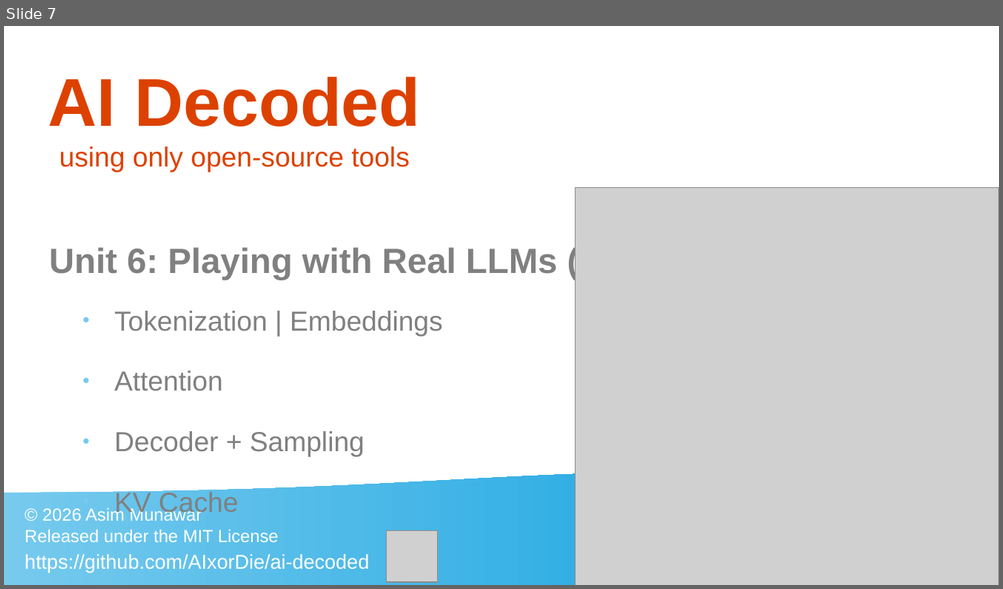
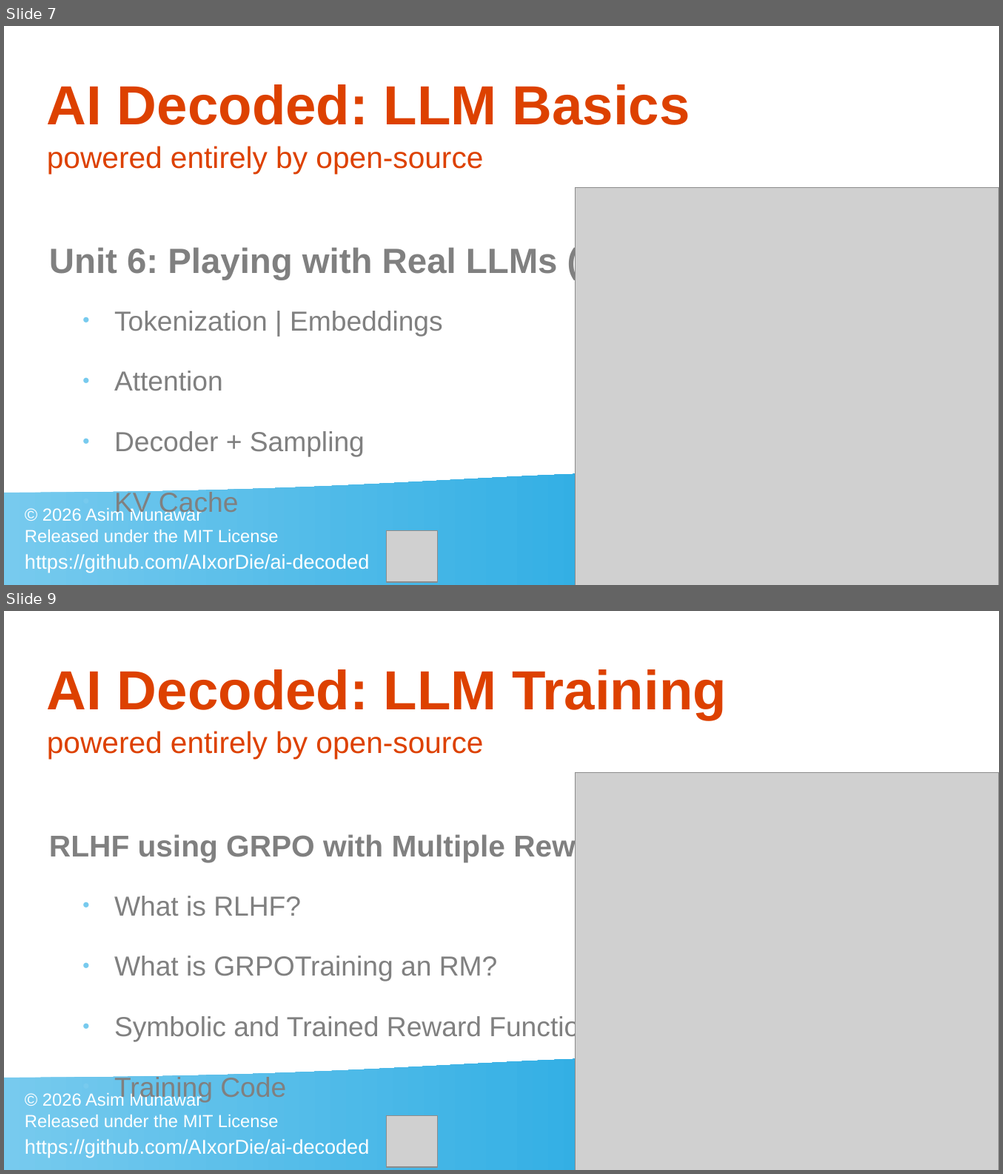
Before and after one commit to AIxorDie/ai-decoded, a slide deck: helping_materials/Thumbnails.odp. Shown one above the other, each under a label of ours: slide 7 before the commit, slides 7 and 9 after it; the slides between them are not shown. The pictures are 1003x589 and 1003x1174 pixels, drawn with LibreOffice and Linux fonts; fonts in the diff are those of the drawing; grey boxes stand for pictures. Boxes give left, top, right and bottom in pixels: in the first picture for what was removed or moved away, otherwise in the second. Text is boxed around its words. In the diff, an @@ line names an element or a change of style, - is before the commit and + after.

```diff
--- a/helping_materials/Thumbnails.odp
+++ b/helping_materials/Thumbnails.odp
@@ slide 9 added at [4, 611, 999, 1170], background #FFFFFF; not listed: 1 template element that a slide beside it also shows @@
@@ title added at [47, 669, 726, 758], 24 pt, text #DD4100 @@
+AI Decoded: LLM Training
+powered entirely by open-source
@@ picture added at [575, 772, 999, 1170] @@
@@ title added at [49, 832, 638, 862], 24 pt, text #808080, bold @@
+RLHF using GRPO with Multiple Rewards
@@ text added at [114, 896, 608, 1102], 22 pt, text #808080 @@
+● What is RLHF?
+● What is GRPOTraining an RM?
+● Symbolic and Trained Reward Functions
+● Training Code
@@ text added at [25, 1092, 279, 1128], 14 pt, text #FFFFFF @@
+© 2026 Asim Munawar
+Released under the MIT License
@@ picture added at [387, 1116, 438, 1167] @@
@@ text added at [25, 1139, 369, 1158], 16 pt, text #FFFFFF @@
+https://github.com/AIxorDie/ai-decoded
@@ slide 7 changed as well @@
@@ title at [47, 84, 689, 173]: text changed; size 22 to 24 pt @@
-AI Decoded
-using only open-source tools
+AI Decoded: LLM Basics
+powered entirely by open-source
```
Also in this commit, not shown: 6 other slides changed, 3 other slides added, 9 other files.
